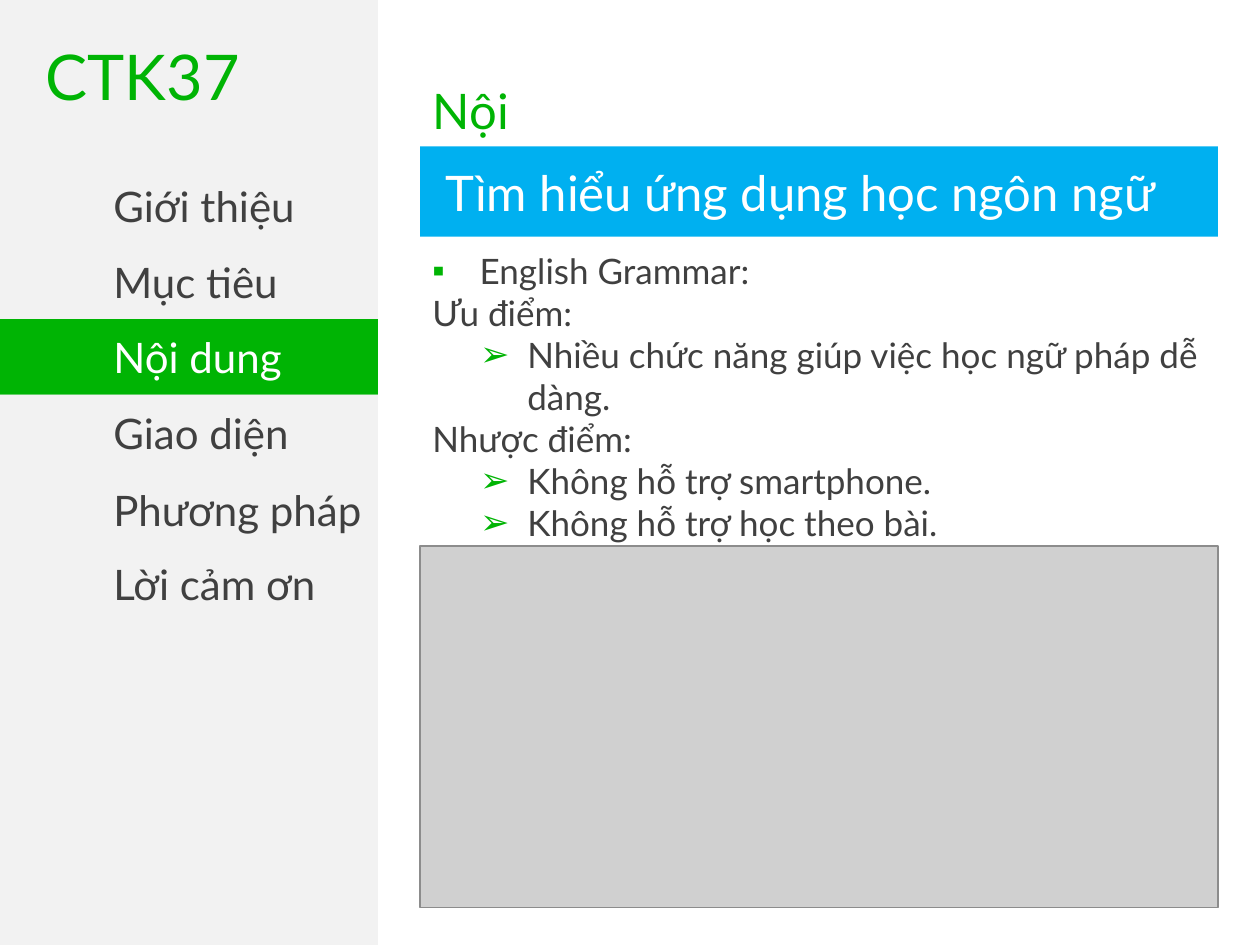
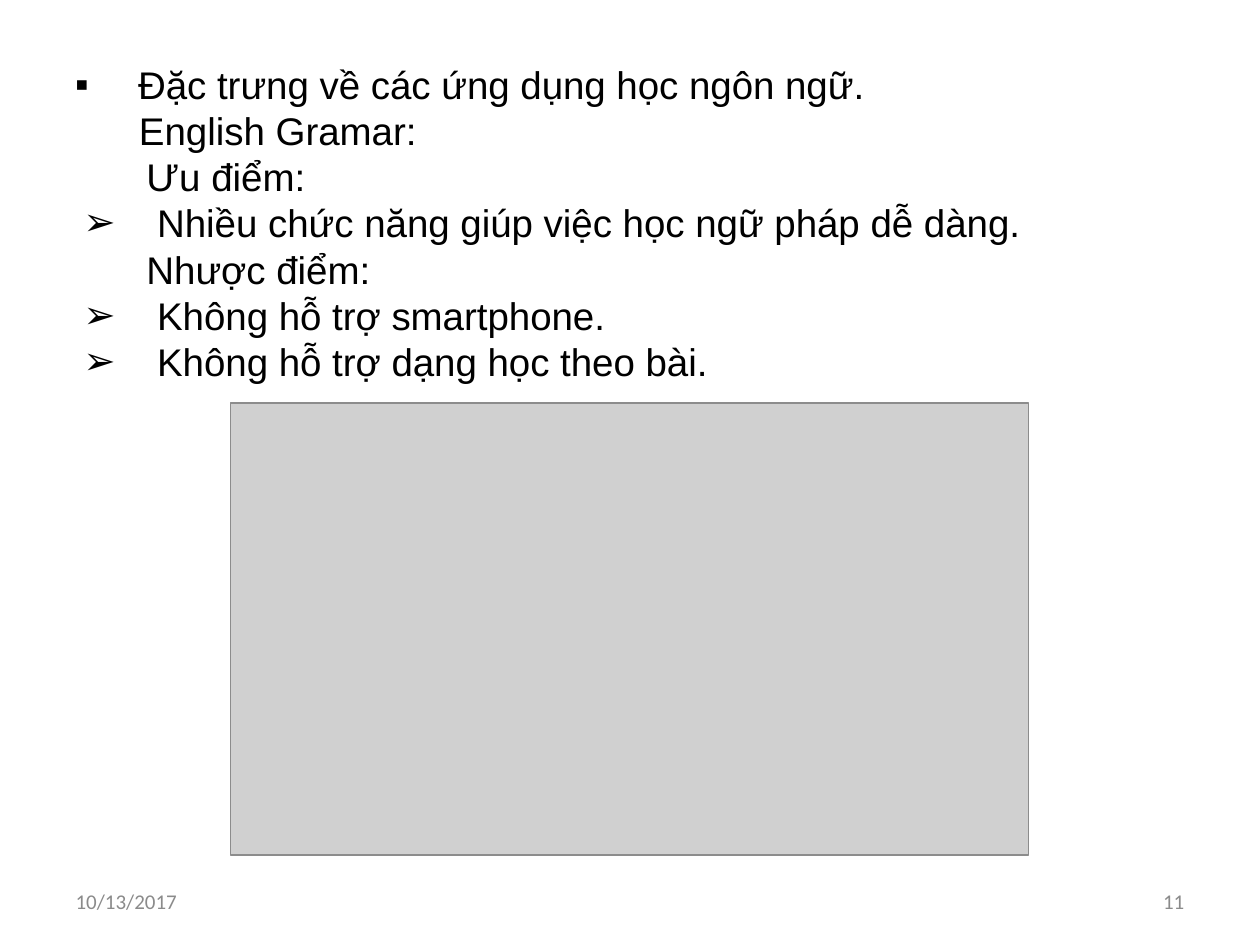
Before and after one commit to khanhvinhit/Do-An, a slide deck: slide 11 of THESIS/DACN_UD_Hoc_KHo_CTK37_ThuyetTrinh_06102017.pptx (slide 13 before the commit). Drawn at 1260x945 pixels with LibreOffice and Linux fonts; fonts in the diff are those of the drawing; grey boxes stand for pictures. Boxes give left, top, right and bottom in pixels: in the first picture for what was removed or moved away, otherwise in the second. Text is boxed around its words. In the diff, an @@ line names an element or a change of style, - is before the commit and + after.

```diff
--- a/THESIS/DACN_UD_Hoc_KHo_CTK37_ThuyetTrinh_06102017.pptx
+++ b/THESIS/DACN_UD_Hoc_KHo_CTK37_ThuyetTrinh_06102017.pptx
@@ rectangle removed at box(0, 0, 378, 945) @@
@@ text removed at box(46, 54, 240, 101) @@
-CTK37
@@ text "Đặc trưng về các ứng ...": place and size @@
-text "Đặc trưng về các ứng ..." at box(432, 258, 1197, 543)
+text "Đặc trưng về các ứng ..." at box(138, 69, 1020, 384)
@@ text "Đặc trưng về các ứng ..." at box(138, 69, 1020, 384): vertical alignment top to middle @@
@@ text at box(138, 69, 864, 153): text changed; size 20 to 22 pt; font Lato to Arial; text colour #404040 to #000000 @@
-▪ English Grammar:
+▪ Đặc trưng về các ứng dụng học ngôn ngữ.
+English Gramar:
@@ text removed at box(433, 93, 540, 198) @@
-Nội dung
@@ rectangle removed at box(420, 146, 1217, 237) @@
-Tìm hiểu ứng dụng học ngôn ngữ
@@ text at box(146, 161, 1020, 337): size 20 to 22 pt, font Lato to Arial, text colour #404040 to #000000 in "Ưu điểm:", "Nhiều chức năng giúp việc học ngữ ...", "Nhược điểm:", "Không hỗ trợ smartphone."; indent changed @@
@@ text removed at box(113, 191, 294, 230) @@
-Giới thiệu
@@ rectangle removed at box(0, 243, 378, 319) @@
-Mục tiêu
@@ rectangle removed at box(0, 319, 378, 394) @@
-Nội dung
@@ text at box(157, 346, 708, 384): text changed; size 20 to 22 pt; font Lato to Arial; text colour #404040 to #000000 @@
-➢ Không hỗ trợ học theo bài.
+➢ Không hỗ trợ dạng học theo bài.
@@ rectangle removed at box(0, 394, 378, 470) @@
-Giao diện
@@ picture: place and size @@
-picture at box(420, 546, 1217, 907)
+picture at box(231, 403, 1028, 856)
@@ text removed at box(113, 495, 361, 534) @@
-Phương pháp
@@ text removed at box(113, 569, 315, 601) @@
-Lời cảm ơn
@@ text added at box(76, 894, 177, 910), 12 pt, text #8C8C8C @@
+10/13/2017
@@ page number added at box(1163, 895, 1184, 909), 12 pt, text #8C8C8C @@
+11
```
Also in this commit, not shown: 13 other slides changed, 12 slides added, 16 slides removed, 4 other files.
